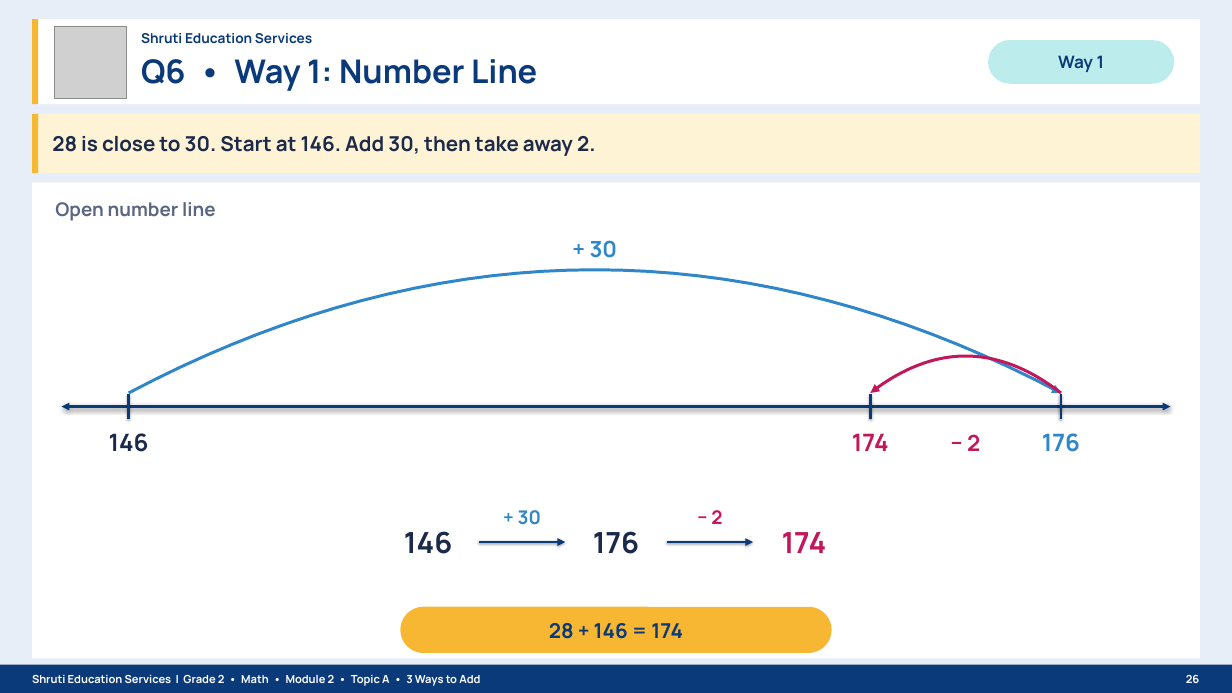
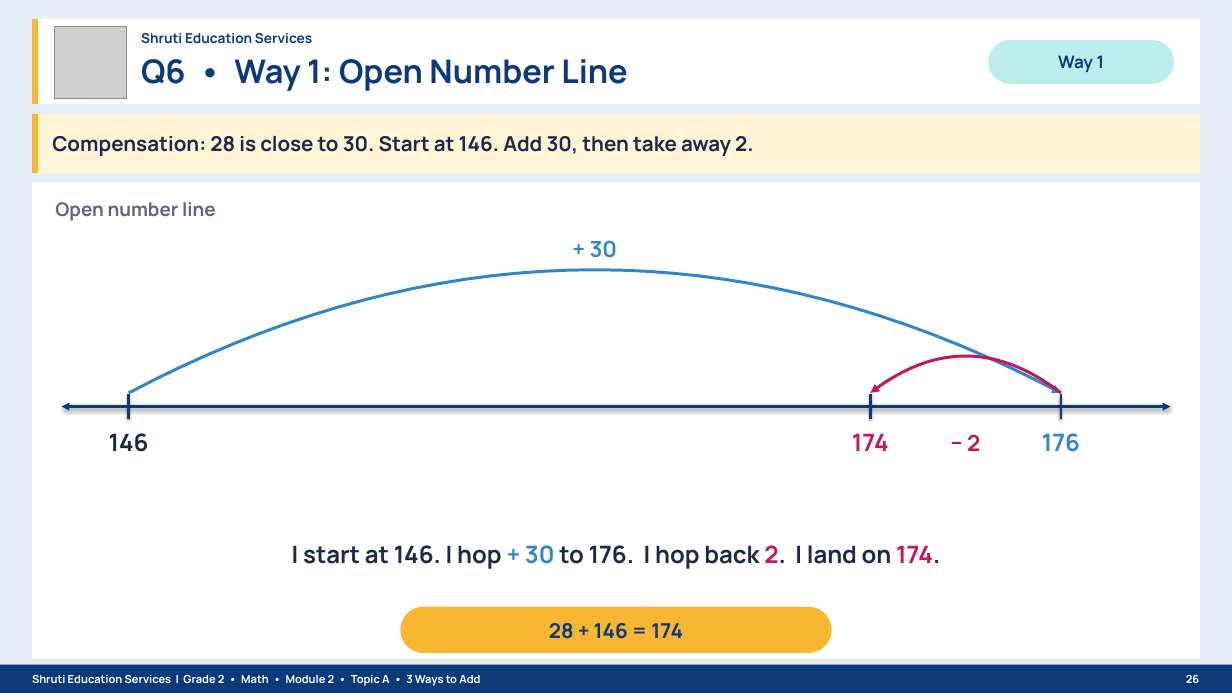
Before and after one commit to naazshru/project-duplication, a slide deck: slide 26 of Grade2_EM2_M2_TopicA_Lessons1-4_3_Ways_to_Add_Shruti_Education_Services.pptx. Drawn at 1232x693 pixels with LibreOffice and Linux fonts; fonts in the diff are those of the drawing; grey boxes stand for pictures. Boxes give left, top, right and bottom in pixels: in the first picture for what was removed or moved away, otherwise in the second. Text is boxed around its words. In the diff, an @@ line names an element or a change of style, - is before the commit and + after.

```diff
--- a/Grade2_EM2_M2_TopicA_Lessons1-4_3_Ways_to_Add_Shruti_Education_Services.pptx
+++ b/Grade2_EM2_M2_TopicA_Lessons1-4_3_Ways_to_Add_Shruti_Education_Services.pptx
@@ text at [141, 59, 627, 91]: text changed @@
-Q6 • Way 1: Number Line
+Q6 • Way 1: Open Number Line
@@ text at [52, 136, 753, 156]: text changed @@
-28 is close to 30. Start at 146. Add 30, then take away 2.
+Compensation: 28 is close to 30. Start at 146. Add 30, then take away 2.
@@ text removed at [404, 531, 452, 554] @@
-146
@@ text removed at [518, 510, 541, 525] @@
-+ 30
@@ text removed at [593, 531, 639, 554] @@
-176
@@ text removed at [711, 510, 722, 524] @@
-− 2
@@ text removed at [782, 532, 827, 553] @@
-174
@@ text added at [292, 545, 940, 569], 28 pt, text #1B2A4A, bold @@
+I start at 146. I hop + 30 to 176. I hop back 2. I land on 174.
@@ arrow removed from (479, 542) to (565, 542) @@
@@ arrow removed from (667, 542) to (753, 542) @@
```
Also in this commit, not shown: 30 other slides changed, 10 slides added, 10 slides removed, 1 other file.
